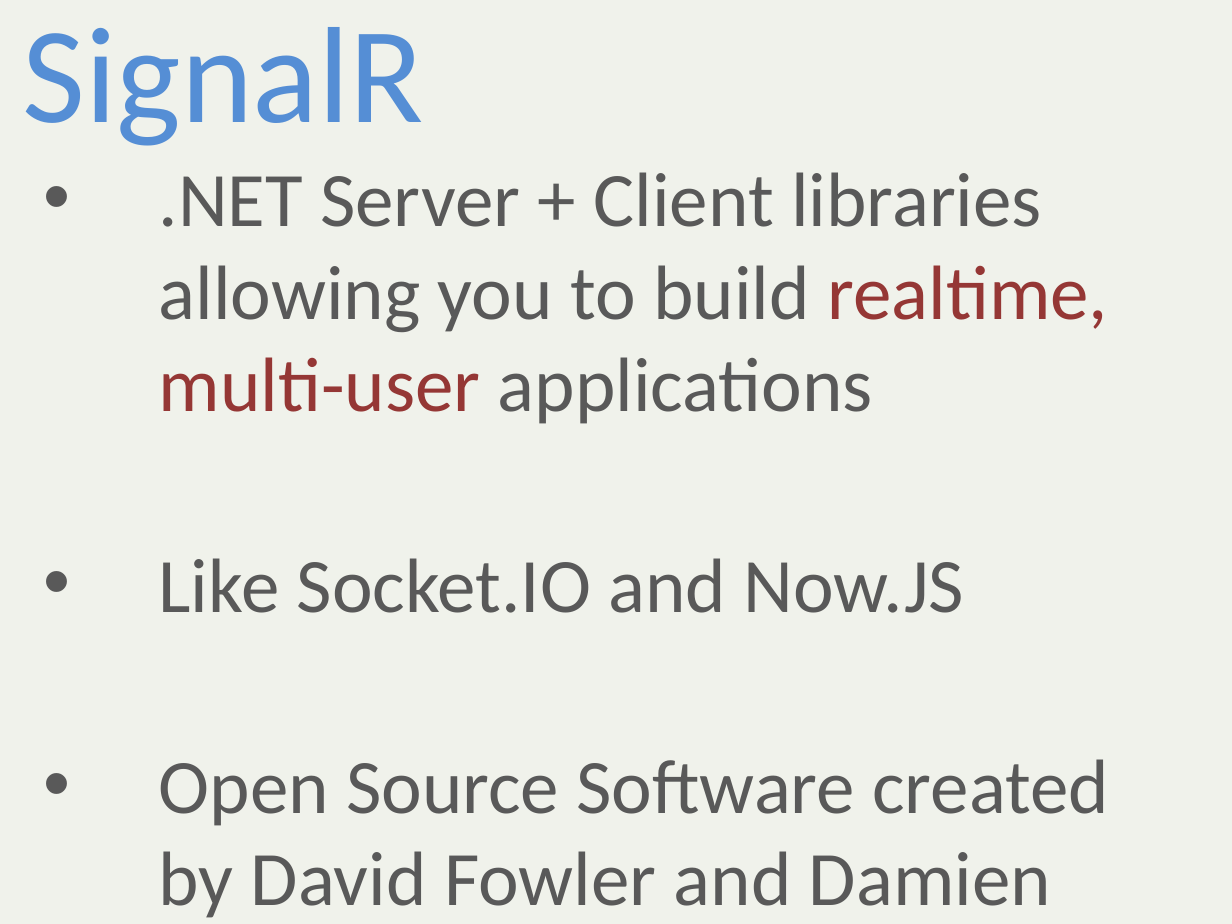
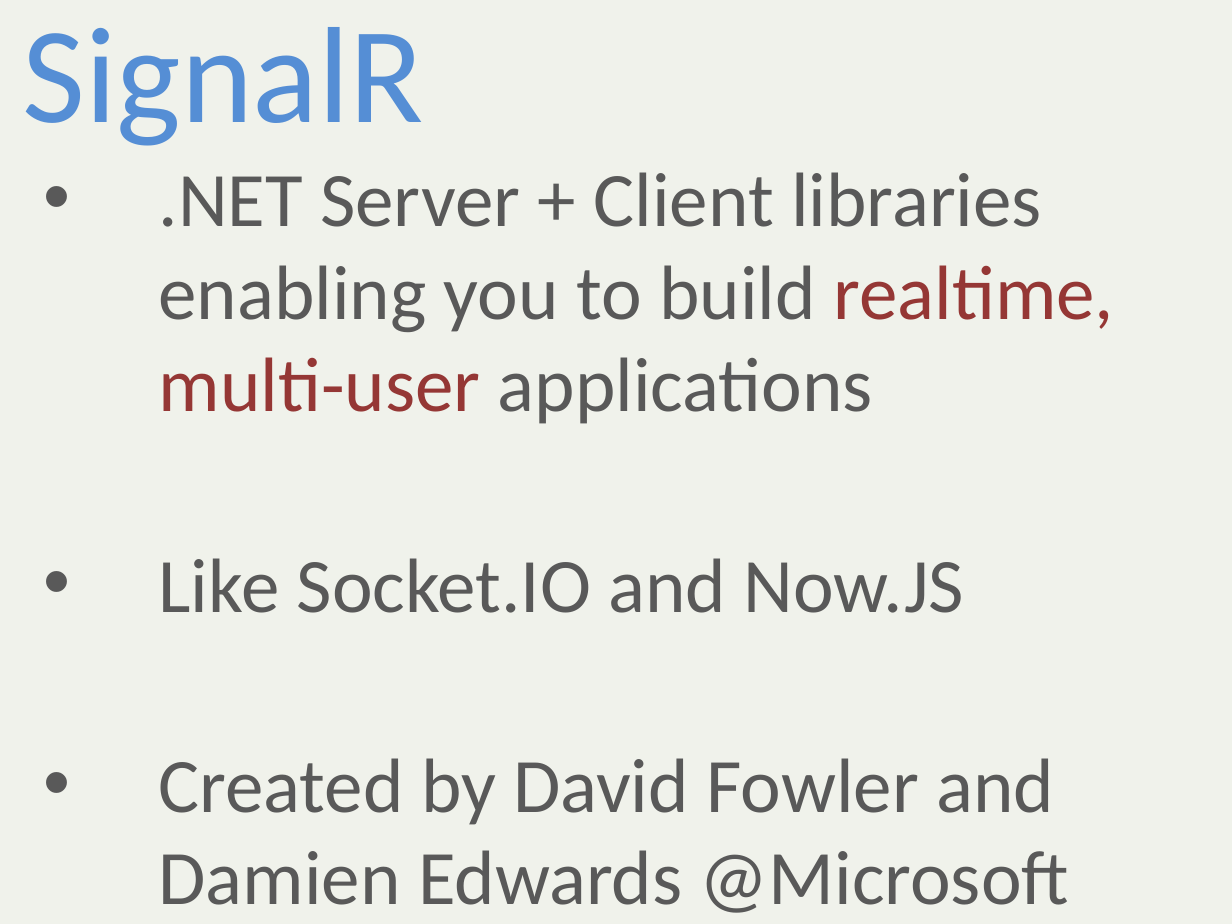
Before and after one commit to alani/Talks, a slide deck: slide 2 of SignalR-Intro/SignalRIntro.pptx. Drawn at 1232x924 pixels with LibreOffice and Linux fonts; fonts in the diff are those of the drawing. Boxes give left, top, right and bottom in pixels: in the first picture for what was removed or moved away, otherwise in the second. Text is boxed around its words. In the diff, an @@ line names an element or a change of style, - is before the commit and + after.

Commit message:
Update slides.

```diff
--- a/SignalR-Intro/SignalRIntro.pptx
+++ b/SignalR-Intro/SignalRIntro.pptx
@@ subtitle at (159, 172, 1114, 424): text changed @@
-• .NET Server + Client libraries allowing you to build realtime, multi-user applications
+• .NET Server + Client libraries enabling you to build realtime, multi-user applications
@@ subtitle at (159, 758, 1069, 913): text changed @@
-• Open Source Software created by David Fowler and Damien Edwards @Microsoft
-  https://github.com/SignalR/SignalR
+• Created by David Fowler and Damien Edwards @Microsoft
```
Also in this commit, not shown: 4 other slides changed, 2 slides added, 1 slide removed, 2 other files.
